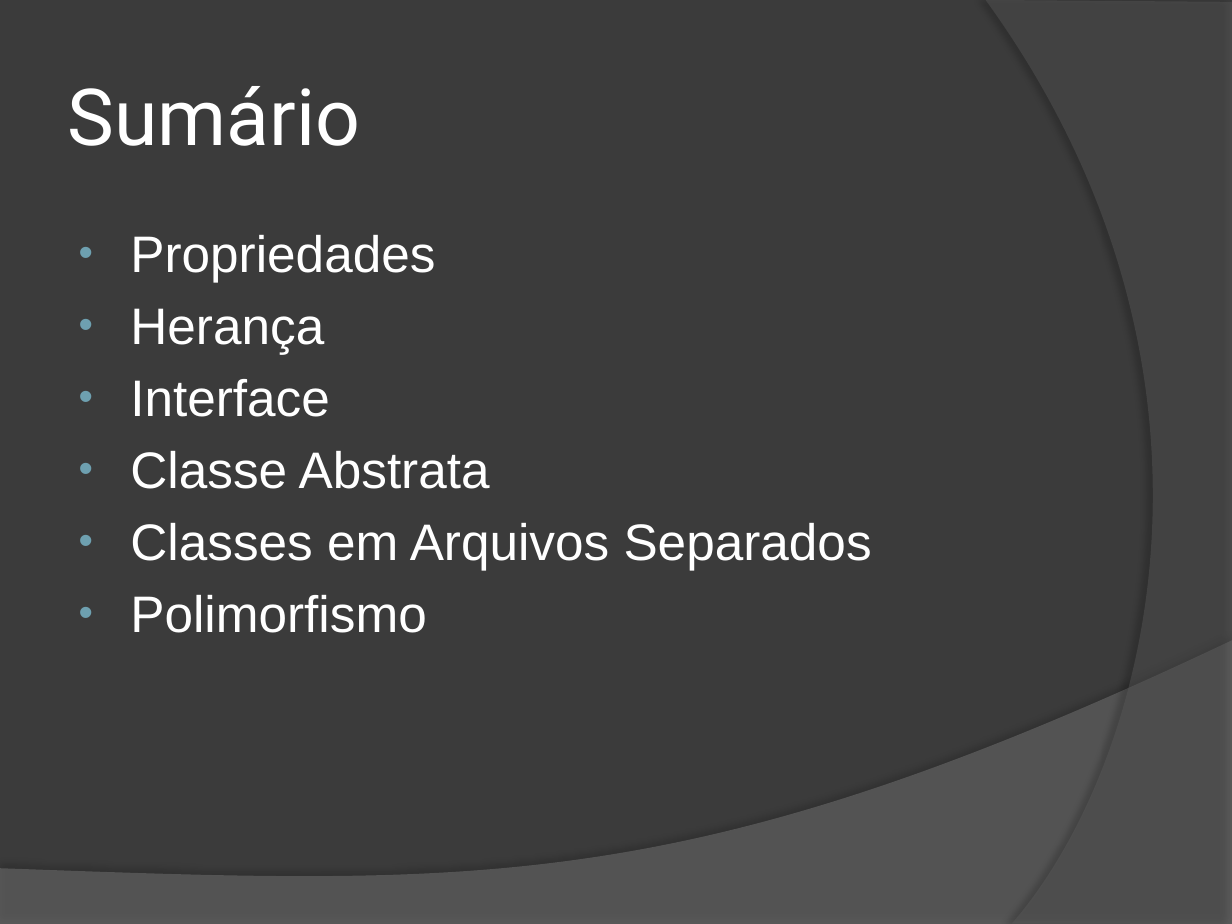
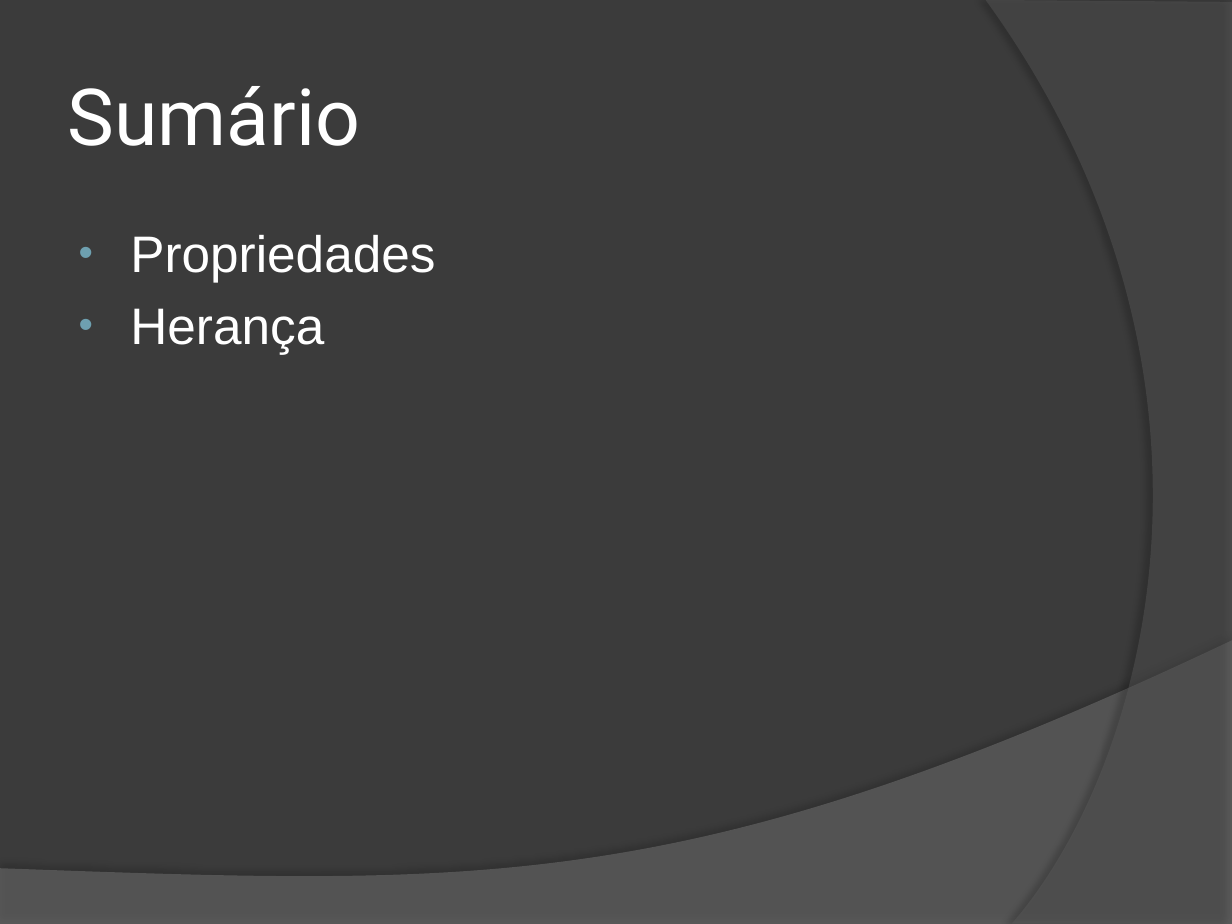
Before and after one commit to wind39/wind39.github.io, a slide deck: slide 3 of curso/modulo2capitulo1.pptx. Drawn at 1232x924 pixels with LibreOffice and Linux fonts; fonts in the diff are those of the drawing. Boxes give left, top, right and bottom in pixels: in the first picture for what was removed or moved away, otherwise in the second. Text is boxed around its words. In the diff, an @@ line names an element or a change of style, - is before the commit and + after.

```diff
--- a/curso/modulo2capitulo1.pptx
+++ b/curso/modulo2capitulo1.pptx
@@ text at [130,379,872,633]: paragraphs removed @@
-• Interface
-• Classe Abstrata
-• Classes em Arquivos Separados
-• Polimorfismo
```
Also in this commit, not shown: 6 other files.
